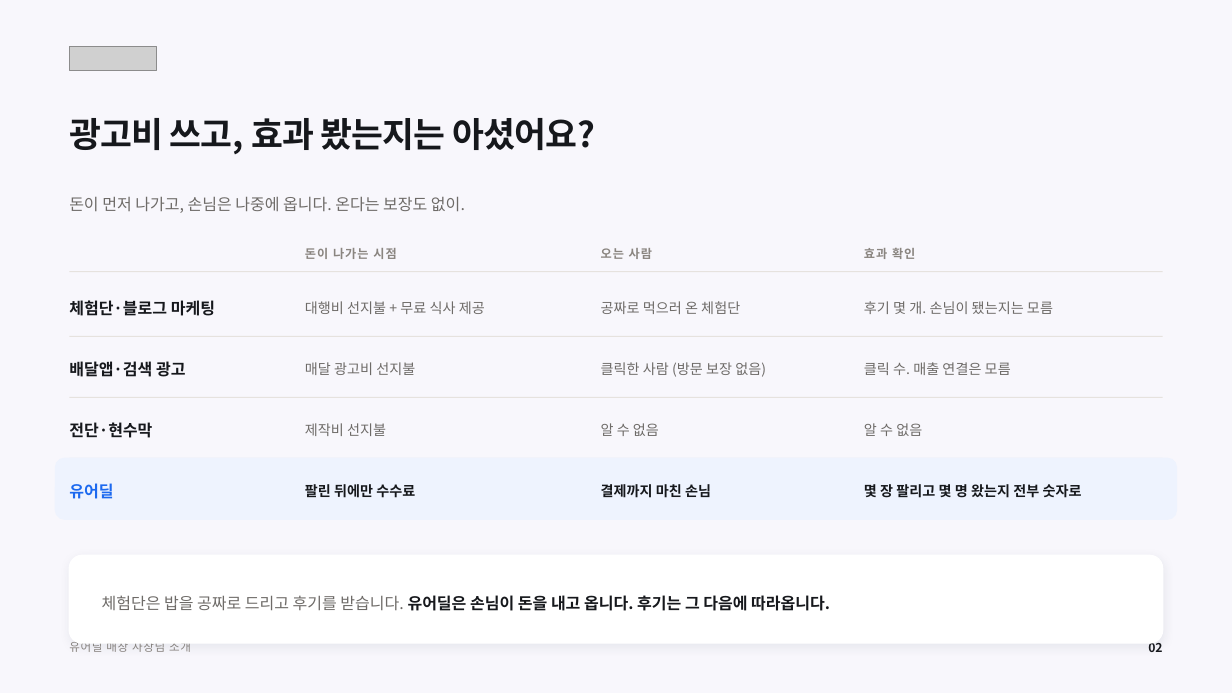
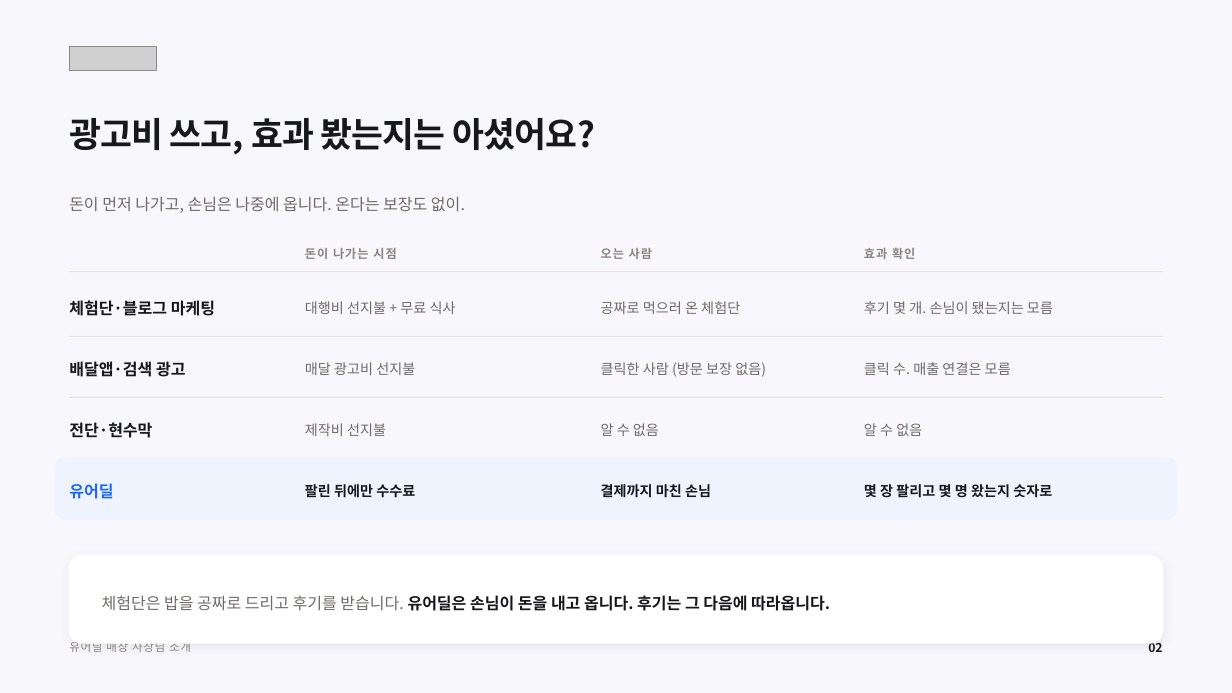
Before and after one commit to tobe2111/ur-live, a slide deck: slide 2 of docs/business/proposals/urdeal-store-owner-deck.pptx. Drawn at 1232x693 pixels with LibreOffice and Linux fonts; fonts in the diff are those of the drawing; grey boxes stand for pictures. Boxes give left, top, right and bottom in pixels: in the first picture for what was removed or moved away, otherwise in the second. Text is boxed around its words. In the diff, an @@ line names an element or a change of style, - is before the commit and + after.

```diff
--- a/docs/business/proposals/urdeal-store-owner-deck.pptx
+++ b/docs/business/proposals/urdeal-store-owner-deck.pptx
@@ text at (305, 301, 456, 314): text changed @@
-대행비 선지불 + 무료 식사 제공
+대행비 선지불 + 무료 식사
@@ text at (864, 484, 1052, 498): text changed @@
-몇 장 팔리고 몇 명 왔는지 전부 숫자로
+몇 장 팔리고 몇 명 왔는지 숫자로
```
Also in this commit, not shown: 6 other slides changed, 1 slide added, 5 other files.
